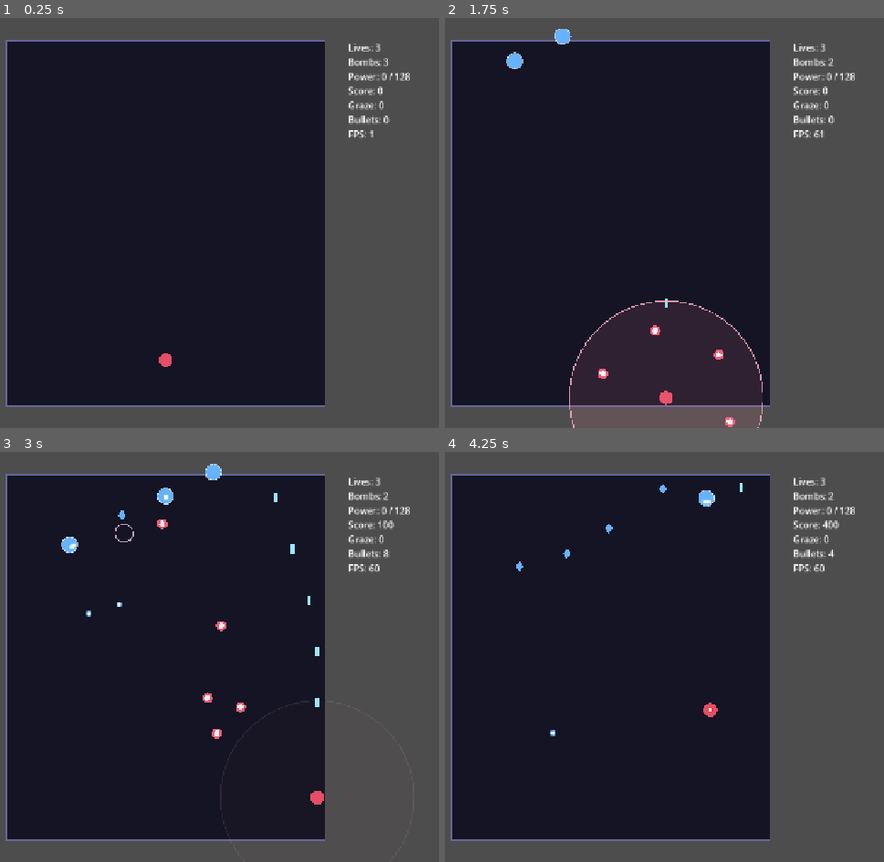
Above: before the commit, frames 1-4 (two rows, left to right).
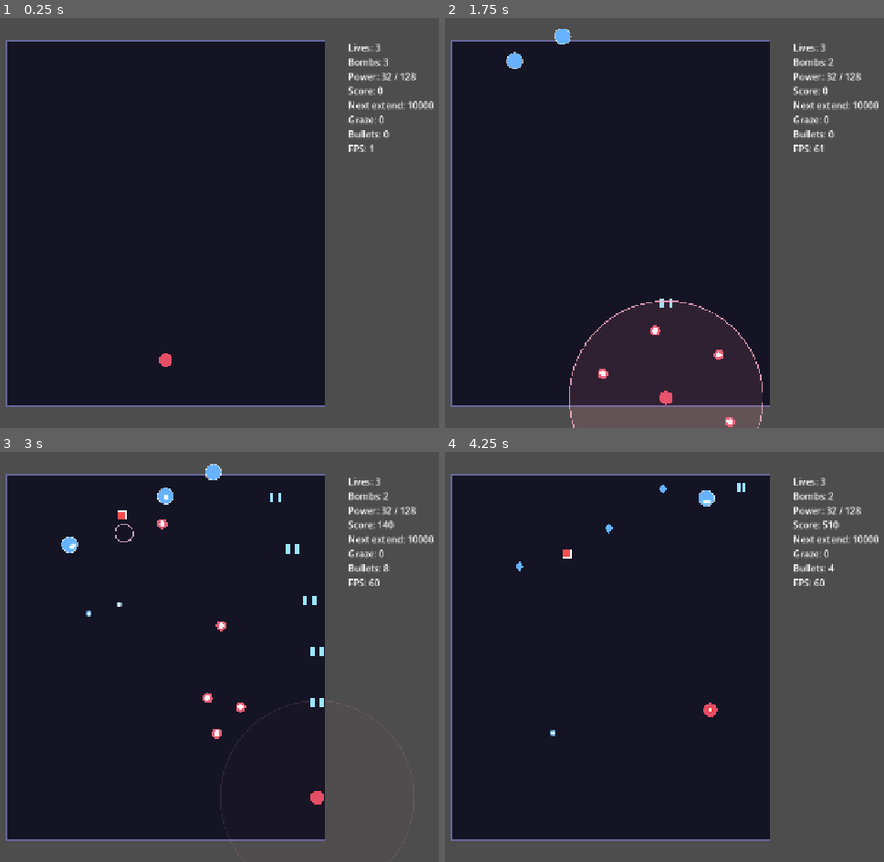
Above: after the commit, the same moments.

Repository: ZeynTheDev/danmaku-game-godot
Game: Godot game, scene res://scenes/stage.tscn
Same seed, same stepped clock (60 frames per second), same inputs: the game is played once before the commit and once after it.
Inputs:
- Up to frame 1 (0.25 s): no input
- Up to frame 2 (1.75 s): hold Right (move_right) 0.53-1.28 s; hold Shift (focus) 0.53-1.28 s; tap X (bomb) at 0.6 s; hold Down (move_down) from 1.28 s (still down); tap Shift (focus) at 1.35 s; tap Z (shoot) at 1.55 s
- Up to frame 3 (3 s): release Down (move_down) at 2.03 s; hold Right (move_right) 2.03-2.78 s; hold Z (shoot) 2.03-2.78 s; tap X (bomb) at 2.3, 2.85 s; hold Up (move_up) from 2.78 s (still down)
- Up to frame 4 (4.25 s): tap Shift (focus) at 3.05 s; release Up (move_up) at 3.53 s; hold Left (move_left) from 3.53 s (still down); hold Shift (focus) from 3.53 s (still down); tap Z (shoot) at 3.8 s

The runs differ from the first frame. In frame 1, 0.6% of the frame differs, in the area x 79-99%, y 13-33%; in frame 2, 0.6%; in frame 3, 1.0%, in the area x 26-99%, y 10-63%; in frame 4, 0.7%.

Commit message:
M5: drop tables, bomb and life items, extends, wipe score, collect-all

Diff:
--- a/scenes/stage.tscn
+++ b/scenes/stage.tscn
@@ -9,6 +9,14 @@
 script = ExtResource("1_gi7kc")
 
 [node name="Player" parent="." instance=ExtResource("2_kewym")]
+speed_normal = null
+speed_focus = null
+fire_rate = null
+margin = null
+start_lives = null
+start_bombs = null
+start_power = null
+respawn_invincibility = null
 
 [node name="BulletManager" type="Node2D" parent="."]
 script = ExtResource("3_6c5u0")
--- a/scripts/bomb.gd
+++ b/scripts/bomb.gd
@@ -1,5 +1,8 @@
 class_name Bomb
 extends Node2D
+
+## Emitted whenever the bomb removes bullets. The stage turns the count into score.
+signal bullets_wiped(count: int)
 
 const GROW_TIME := 0.5            # seconds to reach full size
 const FADE_TIME := 0.6            # the last seconds, during which everything fades out
@@ -87,15 +90,18 @@
 		_field_alpha = maxf(0.0, _field_alpha - delta / FIELD_FADE_TIME)
 
 ## Removes bullets inside the (enlarged) wipe area around the player while the field is active,
-## and around every flying orb.
+## and around every flying orb. Reports how many were removed so they can be scored.
 func _wipe_bullets() -> void:
 	if bullets == null:
 		return
+	var wiped := 0
 	if _field_alpha > 0.0:
-		bullets.clear_in_circle(position, _radius * WIPE_RADIUS_SCALE)
+		wiped += bullets.clear_in_circle(position, _radius * WIPE_RADIUS_SCALE)
 	for orb in _orbs:
 		if orb.flying and not orb.done:
-			bullets.clear_in_circle(orb.pos, ORB_WIPE_RADIUS)
+			wiped += bullets.clear_in_circle(orb.pos, ORB_WIPE_RADIUS)
+	if wiped > 0:
+		bullets_wiped.emit(wiped)
 
 ## Every TICK_TIME seconds, damages each enemy inside the visible field (while the field is active).
 func _damage_enemies_in_field(delta: float) -> void:
--- a/scripts/enemy.gd
+++ b/scripts/enemy.gd
@@ -16,8 +16,11 @@
 var max_hp := 10.0
 var hp := 10.0
 var score_value := 100
-## Items dropped on death, e.g. {"power": 1, "point": 2}
-var drops := {}
+## Items that always drop on death, e.g. {"power": 1, "bomb": 1}. Names: power, point, bomb, life.
+var guaranteed := {}
+## Optional random drops, e.g. {"rolls": 2, "entries": [{"drop": "point", "weight": 50}, {"drop": "power", "weight": 50}]}.
+## Each roll picks one entry by weight. An entry named "none" means nothing drops for that roll.
+var drop_table := {}
 ## Bosses are always chosen first by the bomb's orbs.
 var is_boss := false
 ## Body size in pixels. Bigger enemies are preferred by the bomb after bosses.
@@ -44,7 +47,8 @@
 	max_hp = config.get("hp", 10)
 	hp = max_hp
 	score_value = config.get("score", 100)
-	drops = config.get("drops", {})
+	guaranteed = config.get("guaranteed", {})
+	drop_table = config.get("drop_table", {})
 	is_boss = config.get("boss", false)
 	body_radius = config.get("radius", BODY_RADIUS)
 	path_type = config.get("path", PathType.STRAIGHT)
@@ -158,3 +162,29 @@
 		var top := -body_radius - 10.0
 		draw_rect(Rect2(-width / 2.0, top, width, 3.0), Color(0, 0, 0, 0.6))
 		draw_rect(Rect2(-width / 2.0, top, width * ratio, 3.0), Color(0.4, 1.0, 0.4))
+
+## Works out what this enemy drops: everything in `guaranteed`, plus one weighted random pick per roll
+## in `drop_table`. Returns a dictionary like {"power": 2, "point": 1}. Call it once, when the enemy dies.
+func roll_drops() -> Dictionary:
+	var result := guaranteed.duplicate()
+	var entries: Array = drop_table.get("entries", [])
+	for i in drop_table.get("rolls", 0):
+		var pick := _pick_weighted(entries)
+		if pick != "" and pick != "none":
+			result[pick] = result.get(pick, 0) + 1
+	return result
+
+## Picks one entry's "drop" name at random. An entry with weight 50 is five times as likely as one with
+## weight 10. Returns "" when there are no entries or every weight is zero.
+func _pick_weighted(entries: Array) -> String:
+	var total := 0.0
+	for entry in entries:
+		total += entry.get("weight", 1.0)
+	if total <= 0.0:
+		return ""
+	var roll := randf() * total
+	for entry in entries:
+		roll -= entry.get("weight", 1.0)
+		if roll < 0.0:
+			return entry["drop"]
+	return entries.back()["drop"]
--- a/scripts/item.gd
+++ b/scripts/item.gd
@@ -4,7 +4,15 @@
 ## Emitted when the player picks the item up, just before it removes itself.
 signal collected(kind: Kind)
 
-enum Kind { POWER, POINT }
+enum Kind { POWER, POINT, BOMB, LIFE }
+
+## Maps the item names used in drop configs ("power", "point", "bomb", "life") to item kinds.
+const DROP_KEYS := {
+	"power": Kind.POWER,
+	"point": Kind.POINT,
+	"bomb": Kind.BOMB,
+	"life": Kind.LIFE,
+}
 
 const GRAVITY := 380.0
 const MAX_FALL_SPEED := 130.0
@@ -13,7 +21,8 @@
 const PICKUP_RADIUS := 18.0
 const MAGNET_RADIUS := 90.0       # items this close to the player get pulled in
 const MAGNET_SPEED := 420.0
-## While the player is above this much distance from the top of the playfield, every item is pulled in.
+## While the player is within this distance of the top of the playfield (and has enough power, see
+## Player.can_collect_all_items()), every item is pulled in.
 const COLLECT_LINE_HEIGHT := 150.0
 
 var kind: Kind = Kind.POINT
@@ -46,15 +55,16 @@
 	elif global_position.y > Game.PLAYFIELD.end.y + 20.0:
 		queue_free()
 
-## Starts pulling the item toward the player when the player is close or above the collect line.
-## Once attracted, the item stays attracted.
+## Starts pulling the item toward the player when the player is close, or when the player is above the
+## collect line with enough power for collect-all. Once attracted, the item stays attracted.
 func _update_attraction() -> void:
 	var above_line := player.global_position.y < Game.PLAYFIELD.position.y + COLLECT_LINE_HEIGHT
+	var collect_all := above_line and player.can_collect_all_items()
 	var close := global_position.distance_squared_to(player.global_position) <= MAGNET_RADIUS * MAGNET_RADIUS
-	if above_line or close:
+	if collect_all or close:
 		_attracted = true
 
-## Draws a red square for power items and a blue diamond for point items.
+## Draws a red square for power, a blue diamond for points, a green star for bombs and a pink heart for lives.
 func _draw() -> void:
 	match kind:
 		Kind.POWER:
@@ -63,3 +73,19 @@
 		Kind.POINT:
 			var diamond := PackedVector2Array([Vector2(0, -9), Vector2(7, 0), Vector2(0, 9), Vector2(-7, 0)])
 			draw_colored_polygon(diamond, Color(0.4, 0.7, 1.0))
+		Kind.BOMB:
+			draw_colored_polygon(_star_points(11.0, 5.0), Color(0.4, 0.9, 0.5))
+		Kind.LIFE:
+			var pink := Color(1.0, 0.45, 0.65)
+			draw_circle(Vector2(-4.5, -3.0), 5.0, pink)
+			draw_circle(Vector2(4.5, -3.0), 5.0, pink)
+			draw_colored_polygon(PackedVector2Array([Vector2(-9.0, -1.0), Vector2(9.0, -1.0), Vector2(0.0, 10.0)]), pink)
+
+## Returns the corners of a five-pointed star with the given outer and inner radius (one tip pointing up).
+func _star_points(outer: float, inner: float) -> PackedVector2Array:
+	var points := PackedVector2Array()
+	for i in 10:
+		var radius := outer if i % 2 == 0 else inner
+		var angle := -PI / 2.0 + i * PI / 5.0
+		points.append(Vector2.from_angle(angle) * radius)
+	return points
--- a/scripts/player.gd
+++ b/scripts/player.gd
@@ -18,6 +18,9 @@
 const DEATHBOMB_WINDOW := 0.3   # seconds after a hit during which a bomb still saves the life
 const BOMB_DURATION := 3.0      # how long a bomb lasts (seconds)
 const BOMB_GRACE := 0.5         # extra invincibility after a bomb ends (seconds)
+const MAX_LIVES := 5
+const MAX_BOMBS := 7
+const COLLECT_ALL_MIN_POWER := 100   # power needed for the "collect all items" line to work
 
 @export var speed_normal := 300.0
 @export var speed_focus := 130.0
@@ -25,7 +28,7 @@
 @export var margin := 14.0      # keeps the sprite inside the playfield edge
 @export var start_lives := 3
 @export var start_bombs := 3
-@export_range(0, 128) var start_power := 0   # handy for testing power levels (128 = MAX_POWER)
+@export_range(0, 128) var start_power := 32   # handy for testing power levels (128 = MAX_POWER)
 @export var respawn_invincibility := 2.0   # seconds
 
 ## Shot setup used by _shoot(). See player_kit.gd for the format.
@@ -92,6 +95,25 @@
 	power = mini(power + amount, MAX_POWER)
 	if power != before:
 		queue_redraw()   # the gold MAX ring may need to appear
+
+## Adds one life (up to MAX_LIVES). Returns false if the player is out of lives or already at the cap.
+func add_life() -> bool:
+	if lives <= 0 or lives >= MAX_LIVES:
+		return false
+	lives += 1
+	return true
+
+## Adds one bomb (up to MAX_BOMBS). Returns false if the player is already at the cap.
+func add_bomb() -> bool:
+	if bombs >= MAX_BOMBS:
+		return false
+	bombs += 1
+	return true
+
+## True when flying above the collect line pulls in every item. For now this needs COLLECT_ALL_MIN_POWER.
+## A later stage-dependent rule (for example, ignoring the power requirement in late stages) belongs here.
+func can_collect_all_items() -> bool:
+	return power >= COLLECT_ALL_MIN_POWER
 
 ## Returns the index of the highest shot level in the kit that the current power has reached.
 func get_power_level() -> int:
--- a/scripts/stage.gd
+++ b/scripts/stage.gd
@@ -4,15 +4,20 @@
 const POWER_ITEM_AMOUNT := 5
 ## Fraction of the power lost on death that comes back as power items (20 lost = 15 recovered).
 const DEATH_DROP_RATIO := 0.75
+const BULLET_WIPE_SCORE := 10          # points per bullet a bomb clears
+const EXTEND_SCORE_INTERVAL := 10000   # the player earns a free life every time the score passes a multiple of this
+const OVERFLOW_ITEM_SCORE := 2000      # bonus points when a life or bomb is earned at the cap
 
 @onready var _player: Player = $Player
 @onready var _bullets: BulletManager = $BulletManager
 @onready var _spawner: WaveSpawner = $WaveSpawner
 
 var _score := 0
+var _next_extend := EXTEND_SCORE_INTERVAL
 var _graze := 0
 var _game_over := false
 var _waves_done := false
+var _collect_line_active := false
 var _debug_label := Label.new()
 
 ## Connects all systems together (bullets, spawner, player signals) and spawns the player.
@@ -27,7 +32,7 @@
 
 	_bullets.player_hit.connect(_player.take_hit)
 	_bullets.player_grazed.connect(_on_player_grazed)
-	_player.respawned.connect(_bullets.clear)   # classic: dying clears the screen
+	_player.respawned.connect(_bullets.clear)   # classic: dying clears the screen (no score for it)
 	_player.died.connect(_on_player_died)
 	_player.life_lost.connect(_on_player_life_lost)
 	_player.bombed.connect(_on_player_bombed)
@@ -37,28 +42,52 @@
 	_player.spawn_position = Vector2(Game.PLAYFIELD.get_center().x, Game.PLAYFIELD.end.y - 80)
 	_player.respawn()
 
-## Refreshes the debug text every frame (lives, bombs, power, score, graze, bullet count, FPS).
+## Refreshes the debug text every frame, and redraws the collect line when collect-all turns on or off.
 func _process(_delta: float) -> void:
 	if _game_over:
 		return
-	_debug_label.text = "Lives: %d\nBombs: %d\nPower: %d / %d%s\nScore: %d\nGraze: %d\nBullets: %d\nFPS: %d%s" % [
+
+	var collect_active := _player.can_collect_all_items()
+	if collect_active != _collect_line_active:
+		_collect_line_active = collect_active
+		queue_redraw()
+
+	_debug_label.text = "Lives: %d\nBombs: %d\nPower: %d / %d%s\nScore: %d\nNext extend: %d\nGraze: %d\nBullets: %d\nFPS: %d%s" % [
 		_player.lives, _player.bombs, _player.power, Player.MAX_POWER,
 		"  MAX!" if _player.is_max_power() else "",
-		_score, _graze, _bullets.bullets.size(), Engine.get_frames_per_second(),
+		_score, _next_extend, _graze, _bullets.bullets.size(), Engine.get_frames_per_second(),
 		"\n\nWAVES CLEARED" if _waves_done else ""
 	]
+
+## Adds score and grants a free life each time the score passes the next extend threshold.
+func _add_score(amount: int) -> void:
+	_score += amount
+	while _score >= _next_extend:
+		_next_extend += EXTEND_SCORE_INTERVAL
+		_grant_life()
+
+## Gives the player one extra life, or a score bonus instead when the life cap is reached.
+## (The bonus is added directly, so it can't trigger another extend in a loop.)
+func _grant_life() -> void:
+	if not _player.add_life():
+		_score += OVERFLOW_ITEM_SCORE
 
 ## Counts a graze (a bullet that passed close to the player's hitbox).
 func _on_player_grazed() -> void:
 	_graze += 1
 
-## Creates the bomb effect at the player's position when a bomb is activated.
+## Creates the bomb effect at the player's position when a bomb is activated, and scores the bullets it wipes.
 func _on_player_bombed() -> void:
 	var bomb := Bomb.new()
 	bomb.player = _player
 	bomb.bullets = _bullets
 	bomb.position = _player.position
+	bomb.bullets_wiped.connect(_on_bullets_wiped)
 	add_child(bomb)
+
+## Awards BULLET_WIPE_SCORE points for every bullet a bomb cleared.
+func _on_bullets_wiped(count: int) -> void:
+	_add_score(count * BULLET_WIPE_SCORE)
 
 ## Drops power items where the player died, worth DEATH_DROP_RATIO of the power that was lost.
 func _on_player_life_lost(death_position: Vector2, power_lost: int) -> void:
@@ -66,13 +95,15 @@
 	for i in count:
 		_spawn_item(Item.Kind.POWER, death_position + Vector2(randf_range(-20.0, 20.0), randf_range(-10.0, 10.0)))
 
-## Awards the kill score and creates the enemy's drops, scattered a little around where it died.
+## Awards the kill score and creates the enemy's rolled drops (a dictionary like {"power": 2, "life": 1}),
+## scattered a little around where it died. Unknown drop names are ignored.
 func _on_enemy_died(pos: Vector2, drops: Dictionary, score: int) -> void:
-	_score += score
-	for i in drops.get("power", 0):
-		_spawn_item(Item.Kind.POWER, pos + Vector2(randf_range(-14.0, 14.0), randf_range(-8.0, 8.0)))
-	for i in drops.get("point", 0):
-		_spawn_item(Item.Kind.POINT, pos + Vector2(randf_range(-14.0, 14.0), randf_range(-8.0, 8.0)))
+	_add_score(score)
+	for key in drops:
+		if not Item.DROP_KEYS.has(key):
+			continue
+		for i in drops[key]:
+			_spawn_item(Item.DROP_KEYS[key], pos + Vector2(randf_range(-14.0, 14.0), randf_range(-8.0, 8.0)))
 
 ## Creates one item at a position and listens for it being collected.
 func _spawn_item(kind: Item.Kind, pos: Vector2) -> void:
@@ -83,13 +114,19 @@
 	item.collected.connect(_on_item_collected)
 	add_child(item)
 
-## Applies a collected item: power items add power, point items add score.
+## Applies a collected item: power adds power, points add score, bombs and lives add a bomb or life
+## (or a bonus if the player is already at the cap).
 func _on_item_collected(kind: Item.Kind) -> void:
 	match kind:
 		Item.Kind.POWER:
 			_player.add_power(POWER_ITEM_AMOUNT)
 		Item.Kind.POINT:
-			_score += POINT_ITEM_SCORE
+			_add_score(POINT_ITEM_SCORE)
+		Item.Kind.BOMB:
+			if not _player.add_bomb():
+				_score += OVERFLOW_ITEM_SCORE
+		Item.Kind.LIFE:
+			_grant_life()
 
 ## Remembers that every wave has been cleared (shown in the debug text for now).
 func _on_waves_finished() -> void:
@@ -102,7 +139,12 @@
 	await get_tree().create_timer(2.0).timeout
 	get_tree().reload_current_scene()
 
-## Draws the playfield background and border.
+## Draws the playfield background and border, plus a dashed gold line at the collect line
+## while the player has enough power for collect-all.
 func _draw() -> void:
 	draw_rect(Game.PLAYFIELD, Color(0.08, 0.08, 0.14))
 	draw_rect(Game.PLAYFIELD, Color(0.4, 0.4, 0.6), false, 2.0)
+	if _collect_line_active:
+		var y := Game.PLAYFIELD.position.y + Item.COLLECT_LINE_HEIGHT
+		draw_dashed_line(Vector2(Game.PLAYFIELD.position.x, y), Vector2(Game.PLAYFIELD.end.x, y),
+			Color(1.0, 0.85, 0.3, 0.5), 1.5, 8.0)
--- a/scripts/wave_spawner.gd
+++ b/scripts/wave_spawner.gd
@@ -11,20 +11,26 @@
 
 ## Reusable enemy presets. Keys match the config read by Enemy.setup().
 var enemy_types := {
-	# Falls straight down and shoots a fan of bullets at the player
+	# Falls straight down and shoots a fan of bullets at the player. Drops point or power 50:50.
 	"fairy_aimed": {
 		"hp": 8, "score": 100,
-		"drops": {"point": 1},
+		"drop_table": {"rolls": 1, "entries": [
+			{"drop": "point", "weight": 50},
+			{"drop": "power", "weight": 50},
+		]},
 		"path": Enemy.PathType.STRAIGHT,
 		"velocity": Vector2(0, 70),
 		"pattern": PatternEmitter.Pattern.AIMED,
 		"interval": 1.2, "count": 3, "spread": 30.0, "bullet_speed": 170.0,
 		"color": Color(0.4, 0.7, 1.0), "bullet_color": Color(0.5, 0.8, 1.0),
 	},
-	# Sways side to side while dropping small rings
+	# Sways side to side while dropping small rings. Drops point or power 50:50.
 	"fairy_sine": {
 		"hp": 10, "score": 150,
-		"drops": {"point": 1},
+		"drop_table": {"rolls": 1, "entries": [
+			{"drop": "point", "weight": 50},
+			{"drop": "power", "weight": 50},
+		]},
 		"path": Enemy.PathType.SINE,
 		"velocity": Vector2(0, 80),
 		"sway_amplitude": 80.0, "sway_frequency": 2.0,
@@ -32,15 +38,38 @@
 		"interval": 1.5, "count": 8, "bullet_speed": 120.0,
 		"color": Color(0.5, 0.9, 0.5), "bullet_color": Color(0.6, 1.0, 0.6),
 	},
-	# Tougher: stops, fires a spiral for a few seconds, then leaves. Drops power.
+	# Tougher: stops, fires a spiral for a few seconds, then leaves. Four rolls, 30 point : 70 power.
 	"fairy_hover": {
 		"hp": 60, "score": 500,
-		"drops": {"power": 3, "point": 3},
+		"drop_table": {"rolls": 4, "entries": [
+			{"drop": "point", "weight": 30},
+			{"drop": "power", "weight": 70},
+		]},
 		"path": Enemy.PathType.HOVER,
 		"velocity": Vector2(0, 100), "hover_y": 150.0, "hover_time": 6.0,
 		"pattern": PatternEmitter.Pattern.SPIRAL,
 		"interval": 0.08, "count": 3, "spin": 11.0, "bullet_speed": 130.0,
 		"color": Color(0.9, 0.5, 0.7), "bullet_color": Color(1.0, 0.6, 0.8),
+	},
+	# TEST: a "carrier" that always drops one bomb.
+	"fairy_carrier": {
+		"hp": 14, "score": 200,
+		"guaranteed": {"bomb": 1},
+		"path": Enemy.PathType.STRAIGHT,
+		"velocity": Vector2(0, 60),
+		"pattern": PatternEmitter.Pattern.AIMED,
+		"interval": 1.0, "count": 5, "spread": 50.0, "bullet_speed": 160.0,
+		"color": Color(1.0, 0.85, 0.3), "bullet_color": Color(1.0, 0.9, 0.5),
+	},
+	# TEST: a big elite that always drops a life (plus some power). Stands in for a mid-boss.
+	"fairy_elite": {
+		"hp": 120, "score": 1000, "radius": 22.0,
+		"guaranteed": {"life": 1, "power": 4},
+		"path": Enemy.PathType.HOVER,
+		"velocity": Vector2(0, 90), "hover_y": 140.0, "hover_time": 8.0,
+		"pattern": PatternEmitter.Pattern.SPIRAL,
+		"interval": 0.1, "count": 4, "spin": 9.0, "bullet_speed": 140.0,
+		"color": Color(0.8, 0.3, 0.9), "bullet_color": Color(0.9, 0.5, 1.0),
 	},
 }
 
@@ -53,6 +82,8 @@
 	{"time": 14.0, "type": "fairy_hover", "count": 2, "interval": 2.0, "x": 0.3, "x_step": 0.4},
 	{"time": 24.0, "type": "fairy_aimed", "count": 8, "interval": 0.4, "x": 0.1, "x_step": 0.1,
 		"override": {"bullet_speed": 220.0}},
+	{"time": 30.0, "type": "fairy_carrier", "count": 1, "x": 0.5},
+	{"time": 34.0, "type": "fairy_elite", "count": 1, "x": 0.5},
 ]
 
 var _events: Array = []   # every single enemy spawn, sorted by time
@@ -101,9 +132,9 @@
 	add_child(enemy)
 	_alive += 1
 
-## Forwards an enemy's death (position, drops, score) to whoever listens, i.e. the stage.
+## Forwards an enemy's death (position, rolled drops, score) to whoever listens, i.e. the stage.
 func _on_enemy_died(enemy: Enemy) -> void:
-	enemy_died.emit(enemy.global_position, enemy.drops, enemy.score_value)
+	enemy_died.emit(enemy.global_position, enemy.roll_drops(), enemy.score_value)
 
 ## Counts enemies down whenever one is removed (killed or left the screen).
 func _on_enemy_gone() -> void:
